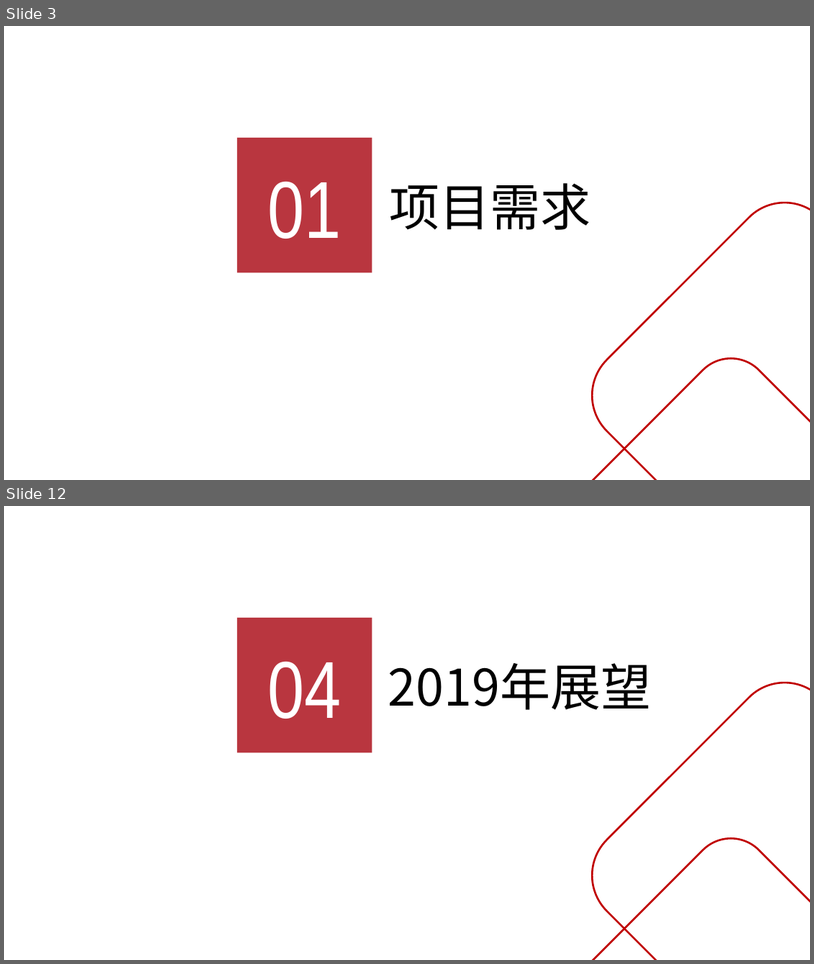
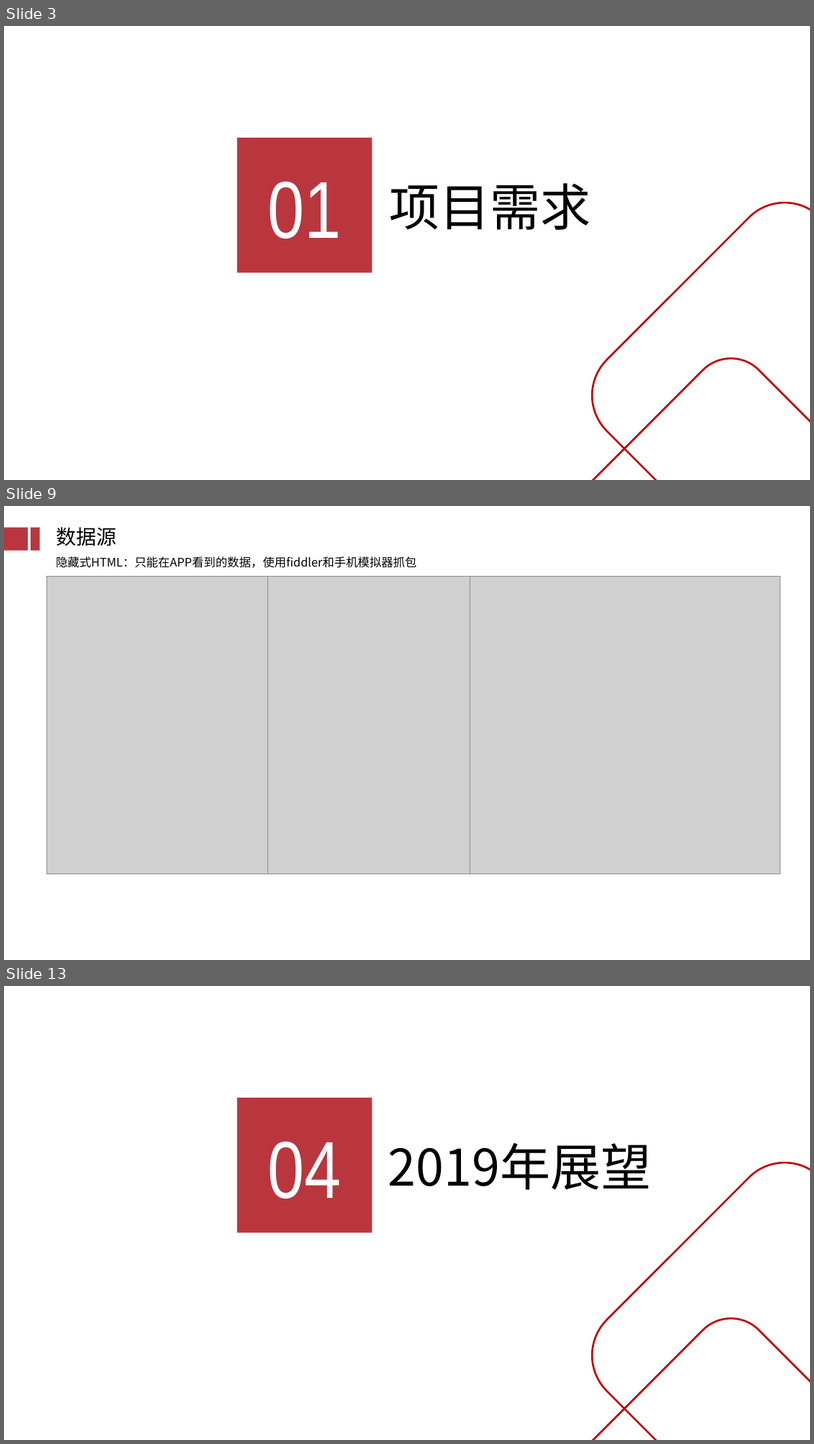
Before and after one commit to GuoXinjian/Python, a slide deck: KTS结案_V0.1.pptx. Shown one above the other, each under a label of ours: slides 3 and 12 before the commit, slides 3, 9 and 13 after it; the slides between them are not shown. The pictures are 814x964 and 814x1444 pixels, drawn with LibreOffice and Linux fonts; fonts in the diff are those of the drawing; grey boxes stand for pictures; background and template pictures are left out. Boxes give left, top, right and bottom in pixels: in the first picture for what was removed or moved away, otherwise in the second. Text is boxed around its words. In the diff, an @@ line names an element or a change of style, - is before the commit and + after.

```diff
--- a/KTS结案_V0.1.pptx
+++ b/KTS结案_V0.1.pptx
@@ slide 9 added at (4, 506, 810, 960), background #FFFFFF @@
@@ rectangle added at (4, 527, 28, 550), fill #B9363F @@
@@ rectangle added at (31, 527, 40, 550), fill #B9363F @@
@@ text added at (56, 527, 116, 546), 24 pt, text #000000 @@
+数据源
@@ text added at (56, 556, 417, 568), 14 pt, text #000000 @@
+隐藏式HTML：只能在APP看到的数据，使用fiddler和手机模拟器抓包
@@ picture added at (47, 576, 268, 873) @@
@@ picture added at (268, 576, 476, 873) @@
@@ picture added at (470, 576, 780, 873) @@
@@ what was slide 12 is now slide 13 @@
```
Also in this commit, not shown: 3 slides changed, 6 other slides added, 7 slides removed.
